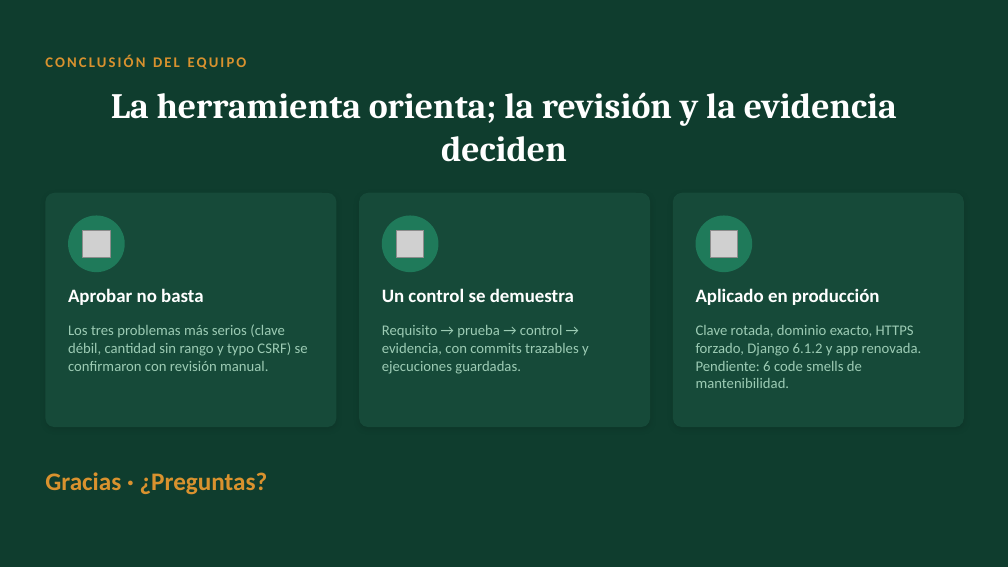
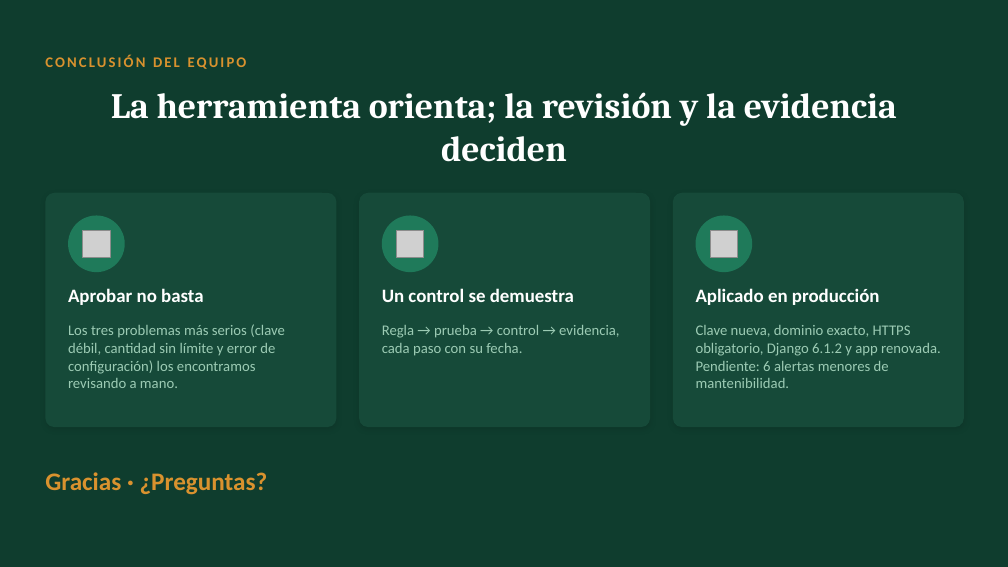
Before and after one commit to xaviiromf/desarrollo-seguro-10-09, a slide deck: slide 15 of evaluacion_u2/Presentacion_U2_Desarrollo_Seguro.pptx. Drawn at 1008x567 pixels with LibreOffice and Linux fonts; fonts in the diff are those of the drawing; grey boxes stand for pictures. Boxes give left, top, right and bottom in pixels: in the first picture for what was removed or moved away, otherwise in the second. Text is boxed around its words. In the diff, an @@ line names an element or a change of style, - is before the commit and + after.

Commit message:
docs: simplify deck wording, drop criteria and commit refs, generate script and prep guide from guion.json

```diff
--- a/evaluacion_u2/Presentacion_U2_Desarrollo_Seguro.pptx
+++ b/evaluacion_u2/Presentacion_U2_Desarrollo_Seguro.pptx
@@ text at box(68, 324, 285, 388): text changed @@
-Los tres problemas más serios (clave débil, cantidad sin rango y typo CSRF) se confirmaron con revisión manual.
+Los tres problemas más serios (clave débil, cantidad sin límite y error de configuración) los encontramos revisando a mano.
@@ text at box(382, 325, 619, 356): text changed @@
-Requisito → prueba → control → evidencia, con commits trazables y ejecuciones guardadas.
+Regla → prueba → control → evidencia, cada paso con su fecha.
@@ text at box(696, 325, 941, 388): text changed @@
-Clave rotada, dominio exacto, HTTPS forzado, Django 6.1.2 y app renovada. Pendiente: 6 code smells de mantenibilidad.
+Clave nueva, dominio exacto, HTTPS obligatorio, Django 6.1.2 y app renovada. Pendiente: 6 alertas menores de mantenibilidad.
```
Also in this commit, not shown: 13 other slides changed, 5 other files.
